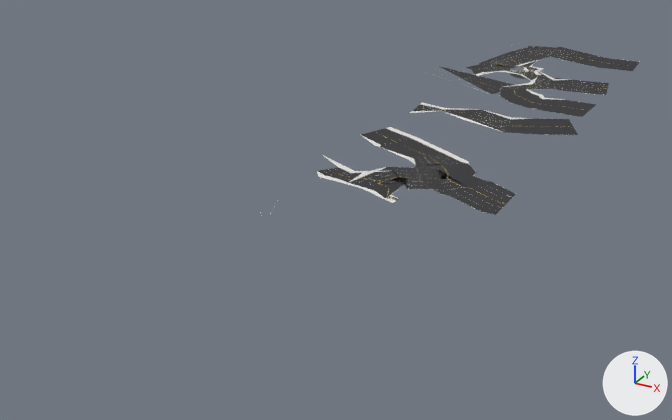
The glTF model viewer/assets/models/roadway_chunks/chunk_9_0.glb: old version first, new version second.
Camera for both pictures: a camera (50 mm lens) standing at (4727.0, -712.0, 177.0) and looking at (4491.0, -282.0, -38.0). The axes (+X, +Y, +Z) are drawn at lower right. The lights are the same throughout. The first picture is the older version. Vertices at exactly the same position are counted once.

Objects in the first picture: 'road_asphalt', 'sidewalk_concrete' and 2 more.
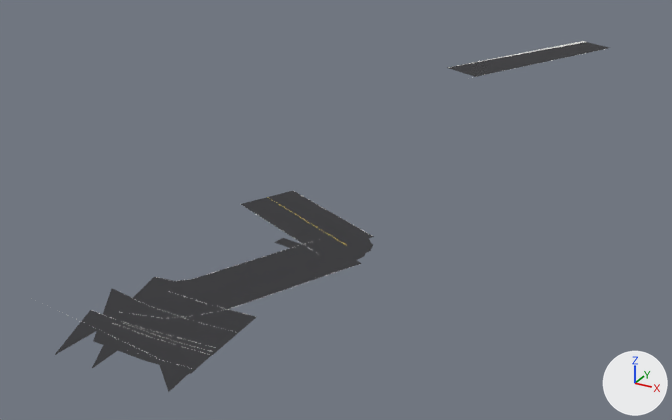
Where the change shows, as pixel boxes [x1, y1, x2, y2] in the pictures (672 x 420 px; the box of a moved part takes in the faces that stretch with it):
'road_asphalt', reshaped (72% wider, 106% taller): before [318, 46, 639, 215]; after [55, 42, 609, 392]
'sidewalk_concrete', reshaped (45% narrower, 81% shorter): before [317, 60, 570, 203]; after [447, 41, 586, 68]
part 1 of me_road_asphalt, moved or reshaped (not visible before): after [325, 239, 367, 260]
part 2 of me_road_asphalt, moved or reshaped (not visible before): after [323, 234, 373, 256]
part 3 of me_road_asphalt, rebuilt (23% wider, 25% shorter): before [479, 48, 609, 95]; after [449, 42, 609, 77]
part 4 of me_road_asphalt, deleted: before [318, 46, 639, 215]
part 5 of me_road_asphalt, added: after [55, 191, 374, 392]
part 6 of me_sidewalk_concrete, deleted: before [317, 60, 570, 203]
part 7 of me_sidewalk_concrete, built on: after [447, 41, 586, 68]

Diff of the bpy script that builds the scene:
```diff
--- a/viewer/assets/models/roadway_chunks/chunk_9_0.glb.py
+++ b/viewer/assets/models/roadway_chunks/chunk_9_0.glb.py
@@ me_road_asphalt @@
 # used by ob_road_asphalt; location = (0.0, 0.0, 0.0)
-me_road_asphalt.from_pydata(...)  # 261 vertices, 225 faces; spans x 4471.0..4603.0, y -334.0..8.0, z 0.0
+me_road_asphalt.from_pydata(...)  # 96 vertices, 74 faces; spans x 4478.0..4568.0, y -516.0..34.0, z 0.0
+# me_road_asphalt part 1: the loose piece of 13 vertices spanning x 4551.0..4574.0, y -305.0..-282.0, z 0.0 is moved by (-8.0, -101.0, 0.0)
+# me_road_asphalt part 2: the loose piece of 13 vertices spanning x 4545.0..4568.0, y -105.0..-82.0, z 0.0 is moved by (-2.0, -296.0, 0.0)
+# me_road_asphalt part 3: the loose piece of 24 vertices spanning x 4494.0..4597.0, y -111.0..2.0, z 0.0 is rebuilt with 4 vertices and now spans x 4478.0..4568.0, y -106.0..34.0, z 0.0
+# me_road_asphalt part 4: 17 loose pieces with 185 vertices, spanning x 4471.0..4603.0, y -334.0..8.0, z 0.0, are deleted
+# me_road_asphalt part 5: 40 vertices added at x 4488.0..4568.0, y -516.0..-347.0, z 0.0
+# other edits to the shape of me_road_asphalt do not show in these pictures
 me_road_asphalt.materials.append(mat_road_asphalt)
@@ me_sidewalk_concrete @@
 # used by ob_sidewalk_concrete; location = (0.0, 0.0, 0.0)
 # verts and faces of me_sidewalk_concrete; kept vertices keep their numbers, new ones are numbered from 197
 # before: 0 (4464.0, -109.0, 0.0), 4 (4473.0, -89.0, 0.0) at pixel (442, 65)
-me_sidewalk_concrete.from_pydata(...)  # 197 vertices, 192 faces; spans x 4464.0..4576.0, y -337.0..-36.0, z 0.0
+me_sidewalk_concrete.from_pydata(...)  # 5 vertices, 3 faces; spans x 4478.0..4546.0, y -94.0..36.0, z 0.0
+# me_sidewalk_concrete part 6: 19 loose pieces with 195 vertices, spanning x 4464.0..4576.0, y -337.0..-36.0, z 0.0, are deleted
+# me_sidewalk_concrete part 7
+delete_vertices([0, 4])  # with the faces that use them
+verts[197] = (4546.0, 34.0, 0.0)  # pixel (586, 41)
+verts[198] = (4543.0, 36.0, 0.0)  # pixel (583, 40)
+verts[199] = (4478.0, -94.0, 0.0)  # pixel (446, 67)
+verts[200] = (4546.0, 34.0, 0.0)  # pixel (586, 41)
+verts[201] = (4478.0, -94.0, 0.0)  # pixel (446, 67)
+faces += [(197, 198, 199), (199, 200, 201), (197, 200, 199)]
 me_sidewalk_concrete.materials.append(mat_sidewalk_concrete)
```
